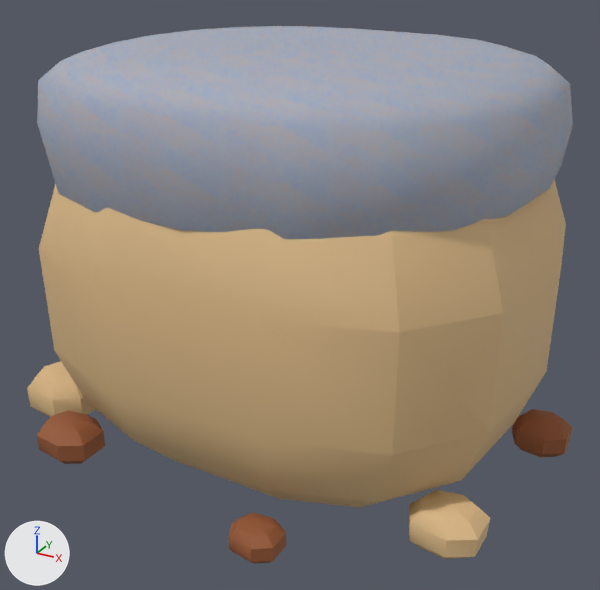
One commit to the glTF model roblox-winter-props/glb/SnowyBoulder.glb: the scene before it, then after it.
Both versions are drawn from a 50 mm camera at (4.47, -8.12, 5.73) aimed at (0.12, -0.21, 1.77). Every picture has the same lights, and +X, +Y and +Z are marked at lower left. The picture after the commit comes second. Vertices at exactly the same position are counted once.

Names of what the first picture shows: 'SnowyBoulder'.
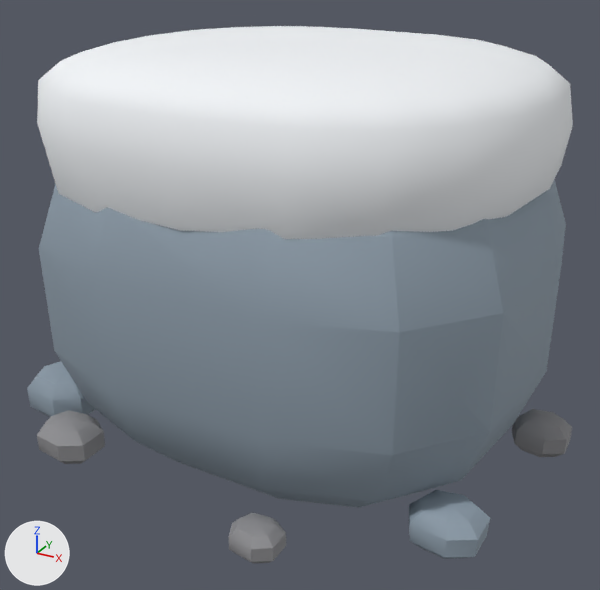
What differs and where, as boxes (x1, y1, x2, y2) in the pictures (600 x 590 px):
'SnowyBoulder', surface changed
    both: (27, 26, 573, 563)

Diff of the bpy script that builds the scene:
```diff
--- a/roblox-winter-props/glb/SnowyBoulder.glb.py
+++ b/roblox-winter-props/glb/SnowyBoulder.glb.py
@@ me_snowyboulder_main @@
 me_snowyboulder_main.from_pydata(...)  # 476 vertices, 920 faces; spans x -3.25..3.25, y -2.79..2.79, z 0.0..4.65
 # used by ob_snowyboulder; location = (0.0, 0.0, 0.0)
+# me_snowyboulder_main part 1: texture (UV) coordinates of 920 of 920 faces, centred in x -3.21..3.25, y -2.78..2.77, z 0.02..4.64, changed; they spanned u 0.06..0.56, v 0.12..0.88 and now span u 0.03..0.28, v 0.78..0.97
 me_snowyboulder_main.materials.append(mat_winterpalette)
```
